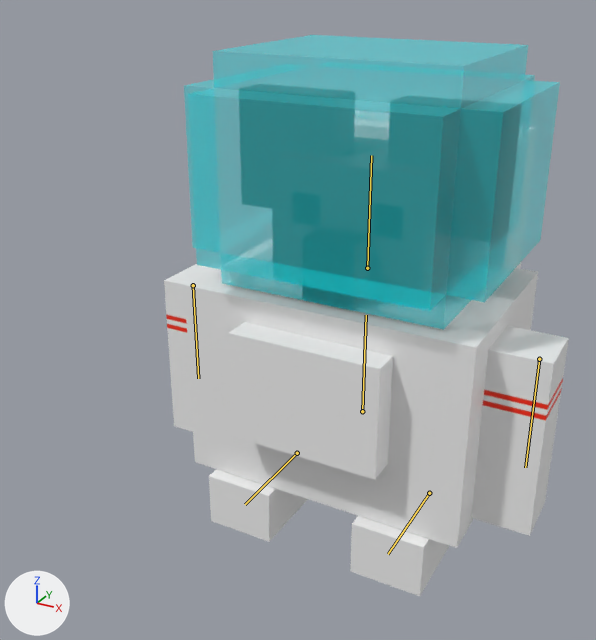
Before and after pictures for a commit that changed the glTF model project/GameResources/Models/ChiledKoala/ChiledKoala.gltf.
Before and after are seen from a 50 mm camera at (0.762, -1.737, 0.84) aimed at (-0.096, -0.176, 0.059). Every picture has the same lights, and +X, +Y and +Z are marked at lower left. The bones that bend it are drawn over the model as lines.

Names of what the first picture shows: 'Arm'.
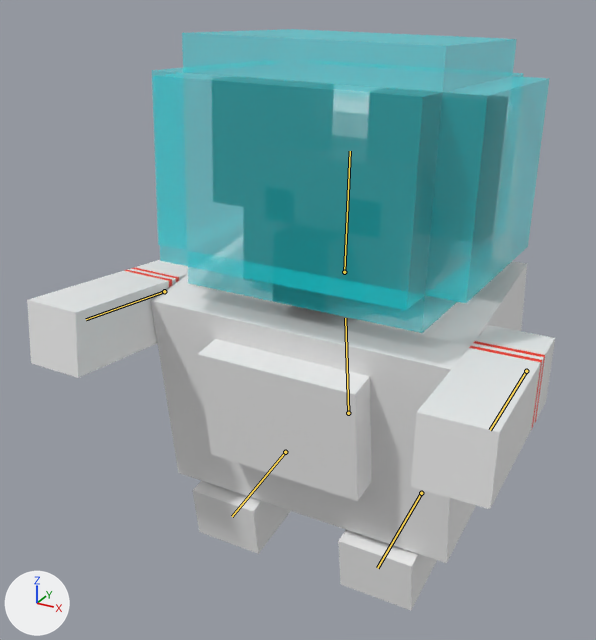
The newer file adds an action. The first version stands in its rest pose; the second is drawn at frame 0 of the action 'Flustered'.

Where the change shows, as pixel boxes (x1, y1, x2, y2) in the pictures (596 x 640 px):
'Arm', posed (30% wider)
    before: (164, 84, 569, 596)
    after: (27, 76, 555, 610)
bone 'ボーン', root to tip
    before: (362, 411) to (366, 315)
    after: (348, 413) to (345, 318)
bone 'ボーン.002', root to tip
    before: (297, 453) to (245, 504)
    after: (285, 452) to (232, 516)
bone 'ボーン.001', root to tip
    before: (193, 285) to (198, 378)
    after: (164, 291) to (86, 319)
bone 'ボーン.003', root to tip
    before: (367, 268) to (371, 155)
    after: (344, 272) to (350, 151)
bone 'ボーン.004', root to tip
    before: (429, 493) to (388, 554)
    after: (421, 493) to (377, 568)
bone 'ボーン.005', root to tip
    before: (539, 359) to (525, 467)
    after: (526, 371) to (490, 430)

The edits, one by one:
Bone 'ボーン' (bone_ボーン) moves from (0.0, 0.0, 0.0) to (0.0, 0.038, 0.086).
Bone 'ボーン' (bone_ボーン) turns from (0, 0, 0) to (6, 0, 0) degrees about its own x, y and z.
Bone 'ボーン.002' (bone_ボーン_002) turns from (0, 0, 0) to (0, 0, 1) degrees about its own x, y and z.
Bone 'ボーン.001' (bone_ボーン_001) turns from (0, 0, 0) to (-102, 1, 0) degrees about its own x, y and z.
Bone 'ボーン.003' (bone_ボーン_003) moves from (0.0, 0.0, 0.0) to (0.0, -0.003, 0.0).
Bone 'ボーン.003' (bone_ボーン_003) turns from (0, 0, 0) to (-9, 0, 0) degrees about its own x, y and z.
Bone 'ボーン.004' (bone_ボーン_004) turns from (0, 0, 0) to (0, 0, 1) degrees about its own x, y and z.
Bone 'ボーン.005' (bone_ボーン_005) turns from (0, 0, 0) to (-99, -1, 0) degrees about its own x, y and z.
